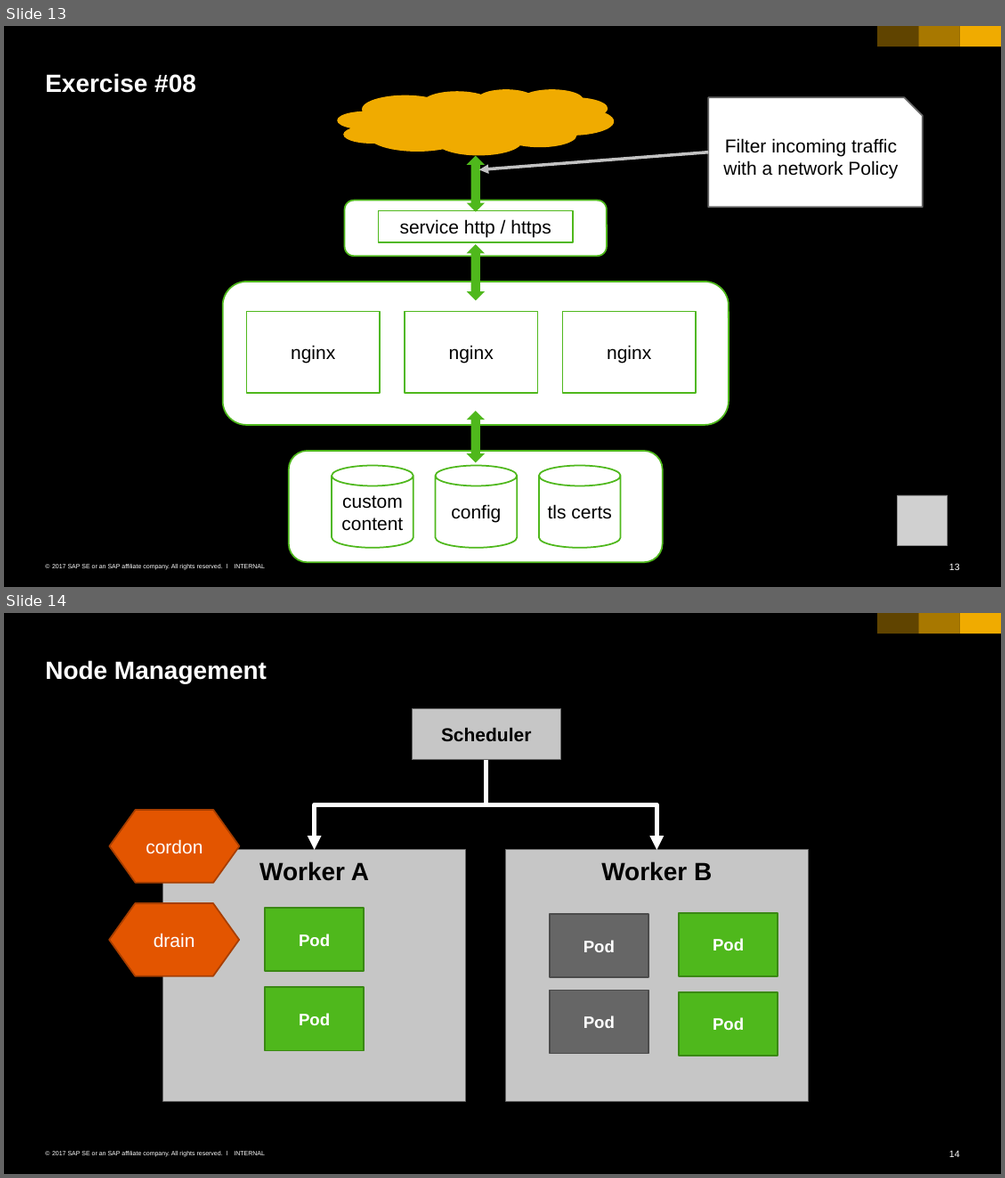
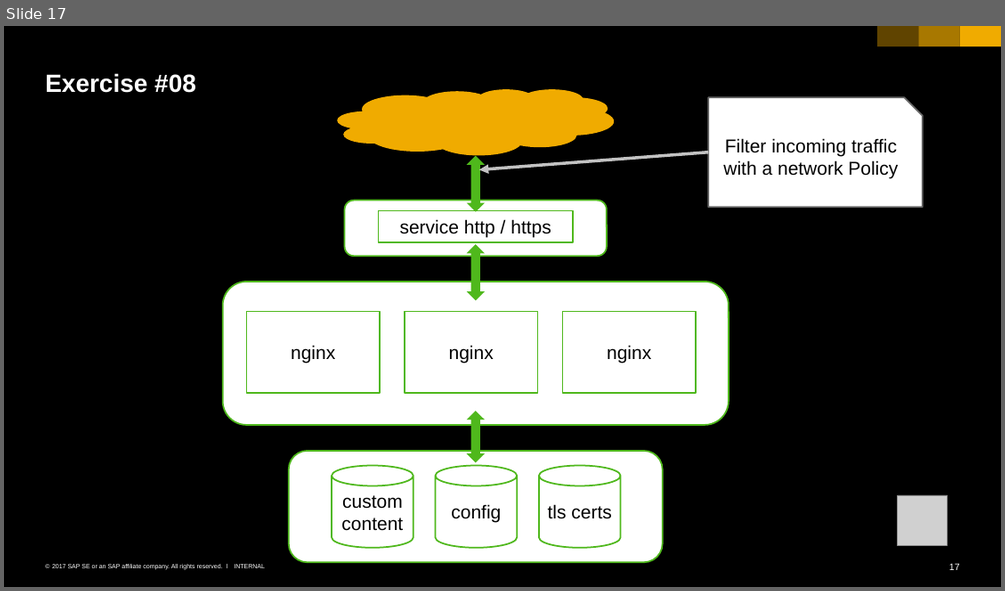
Before and after one commit to cuijiyao01/docker-k8s-training, a slide deck: kubernetes/11_administration.pptx. Shown one above the other, each under a label of ours: slides 13 and 14 before the commit, slide 17 after it. The pictures are 1005x1178 and 1005x591 pixels, drawn with LibreOffice and Linux fonts; fonts in the diff are those of the drawing; grey boxes stand for pictures. Boxes give left, top, right and bottom in pixels: in the first picture for what was removed or moved away, otherwise in the second. Text is boxed around its words. In the diff, an @@ line names an element or a change of style, - is before the commit and + after.

```diff
--- a/kubernetes/11_administration.pptx
+++ b/kubernetes/11_administration.pptx
@@ slide 14 removed at <box>4,613,1001,1174</box>, background #000000; not listed: 6 template elements that a slide beside it also shows @@
@@ title removed at <box>45,660,267,683</box> @@
-Node Management
@@ rectangle removed at <box>412,708,560,760</box> @@
-Scheduler
@@ elbow arrow removed from (486, 760) to (314, 850) @@
@@ elbow arrow removed from (486, 760) to (656, 850) @@
@@ flow chart preparation removed at <box>109,810,239,882</box> @@
-cordon
@@ rectangle removed at <box>163,850,466,1101</box> @@
-Worker A
@@ rectangle removed at <box>505,850,808,1101</box> @@
-Worker B
@@ flow chart preparation removed at <box>109,903,239,975</box> @@
-drain
@@ rectangle removed at <box>265,908,364,971</box> @@
-Pod
@@ rectangle removed at <box>550,914,648,978</box> @@
-Pod
@@ rectangle removed at <box>679,913,777,976</box> @@
-Pod
@@ rectangle removed at <box>265,987,364,1050</box> @@
-Pod
@@ rectangle removed at <box>550,989,648,1054</box> @@
-Pod
@@ rectangle removed at <box>679,992,777,1055</box> @@
-Pod
@@ what was slide 13 is now slide 17 @@
@@ page number at <box>949,563,960,570</box>: text changed @@
-13
+17
```
Also in this commit, not shown: 1 slide changed, 3 slides added, 1 other slide removed.
